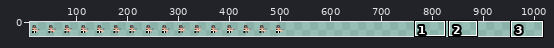
A sprite sheet gets an edit: src/assets/Player/Reload.png. Above, an overview of the earlier version with the close-up marked.
Close-up. Before the commit:
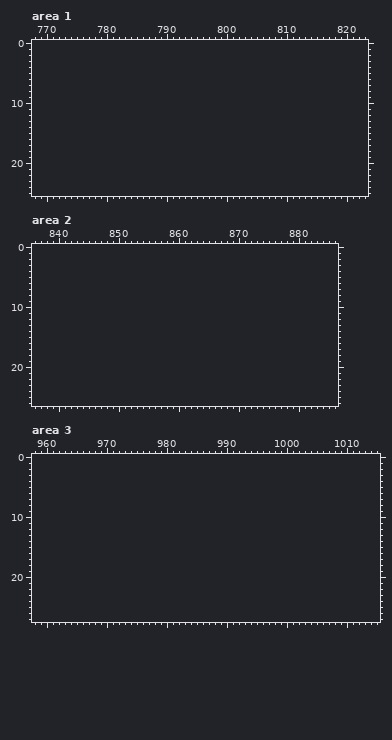
The file is 512x32 pixels. Pixels under 10% opacity are left out. Colours within 5 levels of each other are drawn and written as one. Shown: area 1: x 768..823, y 0..25; area 2: x 836..886, y 0..26; area 3: x 958..1015, y 0..27. The old version is drawn lined up with the new one, on the new canvas. The wide view leaves out empty margins. The commit also changed other parts of the picture, which this record leaves out.
Once edited:
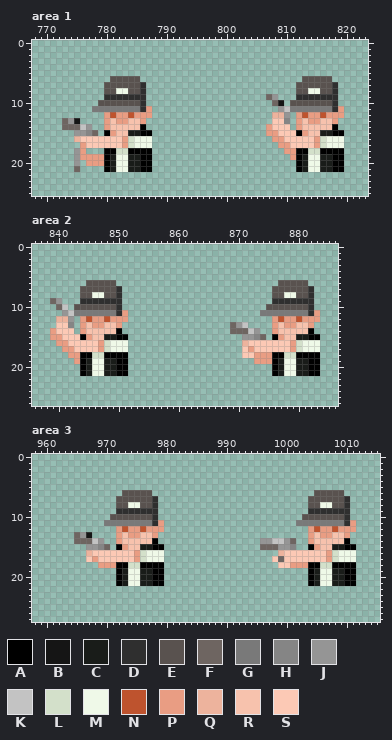
Palette (. is transparent): A #000000  B #151515  C #191c19  D #2f2f2f  E #59524f  F #6e6561  G #797979  H #858585  J #959595  K #c3c3c3  L #d3e0ca  M #eff9e8  N #be532e  P #e99d83  Q #edb39d  R #f7c2ad  S #fcc9b5
The edit:
canvas 512x32 -> 1024x32
Changed rows in their new state; - is an unchanged pixel.
Area 1:
first column x 773:
 6 --------EEEEE---------------------------EEEEE--
 7 -------EEEEEED-------------------------EEEEEED-
 8 -------EEMMEED-------------------------EEMMEED-
 9 -------DDDDDDD--------------------FJ---DDDDDDD-
10 ------EEEEEEED---------------------FB-EEEEEEED-
11 -----GGGGGGGGDP---------------------JKGGGGGGGDP
12 -------PNPPNPPP--------------------QQJ-PNPPNPPP
13 FJB----PRPPRRP---------------------SSH-PRPPRRP-
14 FFFKJ--PRRRRRA--------------------PSSS-PRRRRRA-
15 --JJHF-APRRCCAA-------------------PPSSSAPRRCCAA
16 --QSSSSSSSPLMMM--------------------PPSSSSSPLMMM
17 ---PSSSSSSPLMMM---------------------PPSSSSPLMMM
18 --JP---AALLAAAA----------------------PPAALLAAAA
19 --JPPPPACMMCCAA-----------------------PACMMCCAA
20 --J-PPPACMMCCAA------------------------ACMMCCAA
21 --F----ACMMCCAA------------------------ACMMCCAA
Area 2:
first column x 839:
 6 ------EEEEE---------------------------EEEEE--
 7 -----EEEEEED-------------------------EEEEEED-
 8 -----EEMMEED-------------------------EEMMEED-
 9 FJ---DDDDDDD-------------------------DDDDDDD-
10 -FK-EEEEEEED------------------------EEEEEEED-
11 --JKGGGGGGGDP----------------------GGGGGGGGDP
12 -QQJ-PNPPNPPP------------------------PNPPNPPP
13 -SSH-PRPPRRP------------------FJK----PRPPRRP-
14 PSSS-PRRRRRA------------------FFFKJ--PRRRRRA-
15 PPSSSAPRRCCAA-------------------JJHF-APRRCCAA
16 -PPSSSSSPLMMM-------------------QSSSSSSSPLMMM
17 --PPSSSSPLMMM-------------------SPSSSSSSPLMMM
18 ---PPAALLAAAA-------------------SSPPPAALLAAAA
19 ----PACMMCCAA---------------------PPPACMMCCAA
20 -----ACMMCCAA------------------------ACMMCCAA
21 -----ACMMCCAA------------------------ACMMCCAA
Area 3:
first column x 965:
 6 --------EEEEE---------------------------EEEEE--
 7 -------EEEEEED-------------------------EEEEEED-
 8 -------EEMMEED-------------------------EEMMEED-
 9 -------DDDDDDD-------------------------DDDDDDD-
10 ------EEEEEEED------------------------EEEEEEED-
11 -----GGGGGGGGDP----------------------GGGGGGGGDP
12 -------PNPPNPPP------------------------PNPPNPPP
13 FJB----PRPPRRP-------------------------PRPPRRP-
14 FFFKJ--PRRRRRA-----------------JJKKJF--PRRRRRA-
15 --JJHF-APRRCCAA----------------FFFJJH--APRRCCAA
16 --QSSSSSSSPLMMM-------------------QSSSSSSSPLMMM
17 --SPSSSSSSPLMMM------------------SFSSSSSSSPLMMM
18 ----PPPAALLAAAA-------------------SSPPPAALLAAAA
19 -------ACMMCCAA------------------------ACMMCCAA
20 -------ACMMCCAA------------------------ACMMCCAA
21 -------ACMMCCAA------------------------ACMMCCAA
Where, in picture pixels (left, top, right, bottom), the same in both close-ups:
added: (62, 76, 152, 172)
added: (266, 76, 344, 172)
added: (50, 280, 128, 376)
added: (230, 280, 320, 376)
added: (74, 490, 164, 586)
added: (260, 490, 356, 586)
